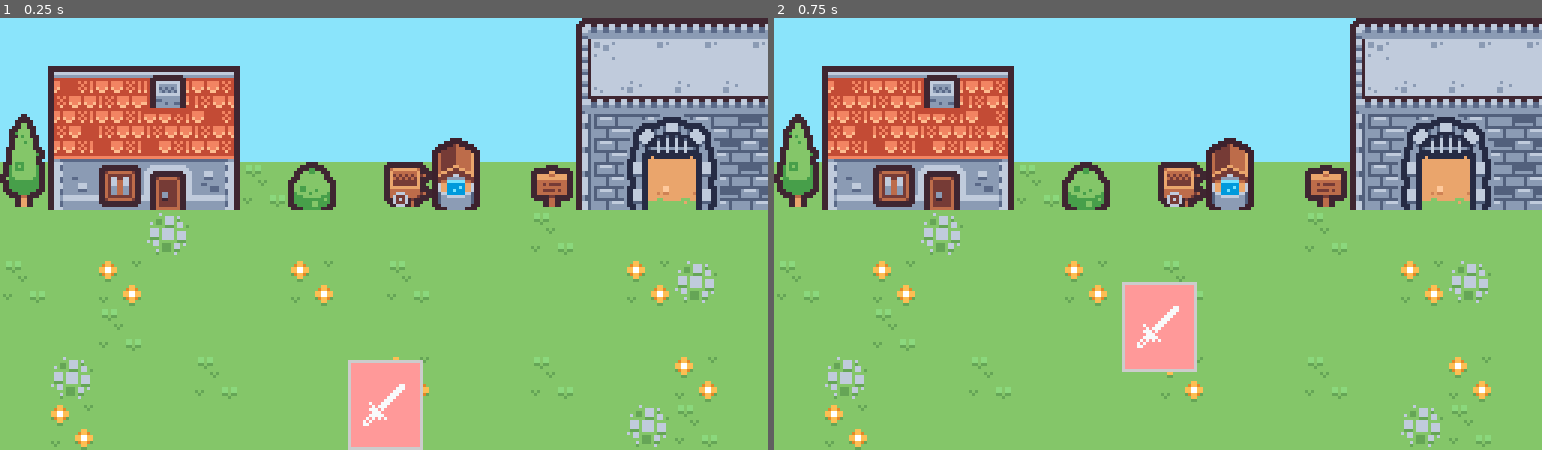
Above: before the commit, frames 1-2 (left to right).
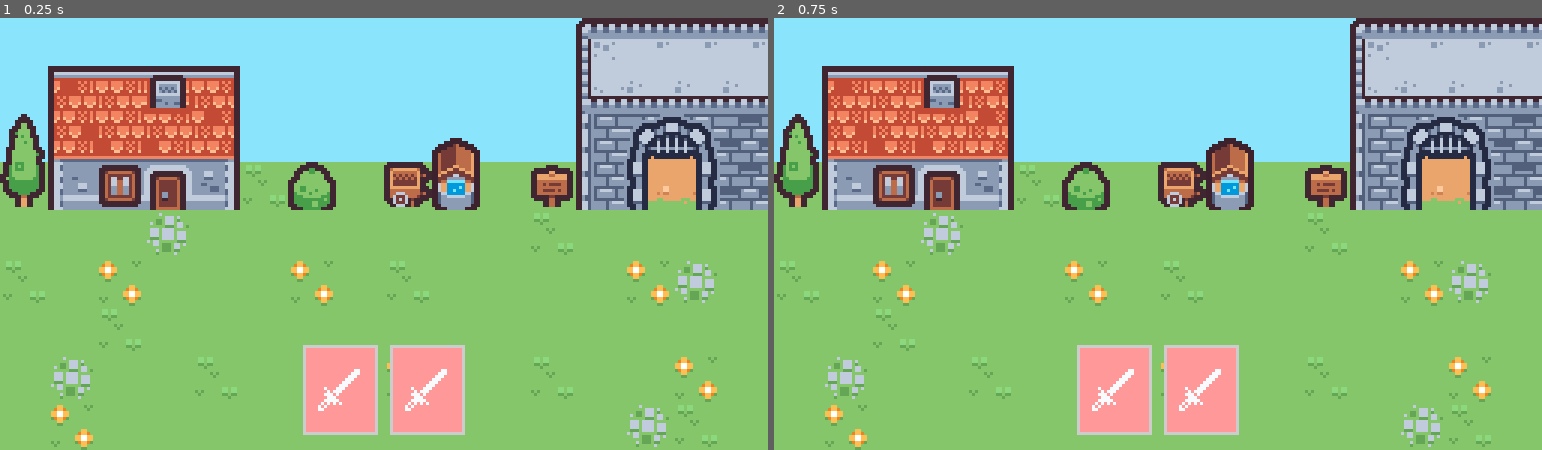
Above: after the commit, the same moments.

Repository: Tommi377/knightmage
Game: Godot game, scene res://game/game.tscn
Two runs of this game, one before a commit and one after it. Both use one fixed random seed, a clock stepped at 60 frames per second and the inputs below.
Inputs (mouse positions are in pixels of both pictures, inside the frame that each line leads up to):
- Up to frame 1 (0.25 s): no input
- Up to frame 2 (0.75 s): tap Enter at 0.5 s; drag from (1158, 406) to (1158, 169) at 0.52 s

The runs differ from the first frame. In frame 1, 3.7% of the frame differs, in the area x 39-61%, y 75-100%; in frame 2, 5.3%, in the area x 39-61%, y 61-97%.

Commit message:
card base

Diff:
--- /dev/null
+++ b/autoload/action_manager.gd
@@ -0,0 +1,14 @@
+# class_name ActionManager
+extends Node
+
+var action_queue: Array[CardEffect] = []
+
+func add_action(effect: CardEffect) -> void:
+	action_queue.push_back(effect)
+
+func process_action() -> void:
+	if action_queue.is_empty():
+		return
+
+	var effect := action_queue.pop_front() as CardEffect
+	await effect.apply()
--- a/autoload/const.gd
+++ b/autoload/const.gd
@@ -1,9 +1,11 @@
 # class_name Const
 extends Node
 
-enum CardType {ATTACK, SKILL, POWER}
-enum Rarity {COMMON, UNCOMMON, RARE}
-enum Target {SELF, SINGLE_ENEMY, ALL_ENEMIES, EVERYONE}
+enum CardType { ATTACK, SKILL, POWER }
+enum Rarity { COMMON, UNCOMMON, RARE }
+enum Target { SELF, SINGLE_ENEMY, ALL_ENEMIES, EVERYONE }
+
+enum PlayPhase { MOVEMENT, INFLUENCE, BLOCK, ATTACK }
 
 const RARITY_COLORS := {
 	Rarity.COMMON: Color.GRAY,
--- a/autoload/events.gd
+++ b/autoload/events.gd
@@ -2,10 +2,10 @@
 extends Node
 
 
-var card = CardEvents.new()
+var card := CardEvents.new()
 
 class CardEvents:
-	signal played(card: Card)
+	signal play(card: Card)
 
-	signal aim_start(card_ui: CardUI)
-	signal aim_end(card_ui: CardUI)
+	signal aim_start(card: Card)
+	signal aim_end(card: Card)
--- a/content/card/card.gd
+++ /dev/null
@@ -1,46 +0,0 @@
-class_name Card
-extends Resource
-
-@export_group("Card Attributes")
-@export var id: String
-@export var type: Const.CardType
-@export var rarity: Const.Rarity
-@export var target: Const.Target
-
-@export_group("Card Visuals")
-@export var icon: Texture
-@export_multiline var tooltip_text: String
-
-func is_single_targeted() -> bool:
-	return target == Const.Target.SINGLE_ENEMY
-
-func _get_targets(targets: Array[Node]) -> Array[Node]:
-	if not targets:
-		return []
-
-	var tree := targets[0].get_tree()
-
-	match target:
-		Const.Target.SELF:
-			return tree.get_nodes_in_group("player")
-		Const.Target.ALL_ENEMIES:
-			return tree.get_nodes_in_group("enemies")
-		Const.Target.EVERYONE:
-			return tree.get_nodes_in_group("player") + tree.get_nodes_in_group("enemies")
-		_:
-			return []
-
-func play(targets: Array[Node]) -> void:
-	Events.card.played.emit(self)
-
-	if is_single_targeted():
-		apply_effects(targets)
-	else:
-		apply_effects(_get_targets(targets))
-
-
-func apply_effects(_targets: Array[Node]) -> void:
-	pass
-
-func get_tooltip() -> String:
-	return tooltip_text
--- a/content/card/slash/slash.gd
+++ /dev/null
@@ -1,11 +0,0 @@
-extends Card
-
-@export var base_damage := 4
-
-func get_default_tooltip() -> String:
-	return tooltip_text % base_damage
-
-func apply_effects(targets: Array[Node]) -> void:
-	var damage_effect := DamageEffect.new()
-	damage_effect.amount = base_damage
-	damage_effect.execute(targets)
--- a/content/card/slash/slash.tres
+++ /dev/null
@@ -1,15 +0,0 @@
-[gd_resource type="Resource" load_steps=3 format=3 uid="uid://3d6wf6kv6mlx"]
-
-[ext_resource type="Texture2D" uid="uid://chru8i750snui" path="res://content/card/slash/tile375.png" id="1_0onyx"]
-[ext_resource type="Script" uid="uid://cttkcn3u2c1nl" path="res://content/card/slash/slash.gd" id="1_42kpy"]
-
-[resource]
-script = ExtResource("1_42kpy")
-base_damage = 4
-id = "slash"
-type = 0
-rarity = 0
-target = 1
-icon = ExtResource("1_0onyx")
-tooltip_text = "[center]Deal [color=\"ff0000\"]%s[/color] damage. +%s damage this combat.[/center]"
-metadata/_custom_type_script = "uid://cj0285n0jstmd"
--- /dev/null
+++ b/content/card_data/_card_data.gd
@@ -0,0 +1,70 @@
+class_name CardData
+extends Resource
+
+@export_group("Card Attributes")
+@export var id: String
+@export var type: Const.CardType
+@export var rarity: Const.Rarity
+@export var target: Const.Target
+
+@export_group("Card Visuals")
+@export var icon: Texture
+@export_multiline var description: String
+
+# CHILD TODO LIST
+# 1. Implement necessary functions
+#    a. func play_movement()
+#    b. func play_influence()
+#    c. func play_block()
+#    d. func play_attack()
+
+func is_single_targeted() -> bool:
+	return target == Const.Target.SINGLE_ENEMY
+
+func _get_targets(targets: Array[Node]) -> Array[Node]:
+	if not targets:
+		return []
+
+	var tree := targets[0].get_tree()
+
+	match target:
+		Const.Target.SELF:
+			return tree.get_nodes_in_group("player")
+		Const.Target.ALL_ENEMIES:
+			return tree.get_nodes_in_group("enemies")
+		Const.Target.EVERYONE:
+			return tree.get_nodes_in_group("player") + tree.get_nodes_in_group("enemies")
+		_:
+			return []
+
+func has_movement() -> bool:
+	return 'play_movement' in self
+func has_influence() -> bool:
+	return 'play_influence' in self
+func has_block() -> bool:
+	return 'play_block' in self
+func has_attack() -> bool:
+	return 'play_attack' in self
+
+func play(phase: Const.PlayPhase, targets: Array[Node]) -> bool:
+	var card_played := false
+	match phase:
+		Const.PlayPhase.MOVEMENT when has_movement():
+			card_played = call("play_movement", targets)
+		Const.PlayPhase.INFLUENCE when has_influence():
+			card_played = call("play_influence", targets)
+		Const.PlayPhase.BLOCK when has_block():
+			card_played = call("play_block", targets)
+		Const.PlayPhase.ATTACK when has_attack():
+			card_played = call("play_attack", targets)
+		_:
+			card_played = play_default(targets)
+	if card_played:
+		Events.card.play.emit(self)
+	return card_played
+
+func play_default(targets: Array[Node]) -> bool:
+	return true
+
+func get_description() -> String:
+	return description
--- /dev/null
+++ b/content/card_data/slash/slash.gd
@@ -0,0 +1,14 @@
+extends CardData
+
+@export var base_damage := 4
+
+func get_description() -> String:
+	return description % base_damage
+
+func play_attack(targets: Array[Node]) -> bool:
+	if targets.is_empty():
+		return false
+
+	var damage_effect := AttackEffect.new(base_damage, targets[0])
+	ActionManager.add_action(damage_effect)
+	return true
--- /dev/null
+++ b/content/card_data/slash/slash.tres
@@ -0,0 +1,15 @@
+[gd_resource type="Resource" load_steps=3 format=3 uid="uid://3d6wf6kv6mlx"]
+
+[ext_resource type="Texture2D" uid="uid://chru8i750snui" path="res://content/card_data/slash/tile375.png" id="1_0onyx"]
+[ext_resource type="Script" uid="uid://cttkcn3u2c1nl" path="res://content/card_data/slash/slash.gd" id="1_42kpy"]
+
+[resource]
+script = ExtResource("1_42kpy")
+base_damage = 4
+id = "slash"
+type = 0
+rarity = 0
+target = 1
+icon = ExtResource("1_0onyx")
+description = ""
+metadata/_custom_type_script = "uid://cj0285n0jstmd"
--- /dev/null
+++ b/content/card_effects/_card_effect.gd
@@ -0,0 +1,5 @@
+class_name CardEffect
+extends RefCounted
+
+func apply() -> void:
+	assert(false, "CardEffect.play() must be overridden")
--- /dev/null
+++ b/content/card_effects/attack_effect.gd
@@ -0,0 +1,8 @@
+class_name AttackEffect
+extends CardEffect
+
+var _damage: int
+var _target: Object
+
+func _init(damage: int, target: Object) -> void:
+	print_debug("Deal %d damge to %s" % [damage, target])
--- a/content/effect/_effect.gd
+++ /dev/null
@@ -1,5 +0,0 @@
-class_name Effect
-extends RefCounted
-
-func execute(_targets: Array[Node]) -> void:
-	pass
--- a/content/effect/damage_effect.gd
+++ /dev/null
@@ -1,13 +0,0 @@
-class_name DamageEffect
-extends Effect
-
-var amount := 0
-
-func execute(targets: Array[Node]) -> void:
-	for target in targets:
-		if not target:
-			continue
-		# TODO: Take damage
-		#if target is Enemy or target is Player:
-			#target.take_damage(amount, receiver_modifier_type)
-			#SFXPlayer.play(sound)
--- a/game/game.tscn
+++ b/game/game.tscn
@@ -2,7 +2,7 @@
 
 [ext_resource type="PackedScene" uid="uid://ro6va2mfvwe2" path="res://systems/battle/battle.tscn" id="1_h7iqs"]
 [ext_resource type="Script" uid="uid://buuuc22plokly" path="res://hand.gd" id="1_vasa2"]
-[ext_resource type="Resource" uid="uid://3d6wf6kv6mlx" path="res://content/card/slash/slash.tres" id="2_h7iqs"]
+[ext_resource type="Resource" uid="uid://3d6wf6kv6mlx" path="res://content/card_data/slash/slash.tres" id="2_h7iqs"]
 
 [node name="Game" type="Node"]
 
@@ -11,6 +11,7 @@
 [node name="GameUI" type="CanvasLayer" parent="." groups=["ui_layer"]]
 
 [node name="Hand" type="HBoxContainer" parent="GameUI"]
+custom_minimum_size = Vector2(0, 40)
 anchors_preset = 7
 anchor_left = 0.5
 anchor_top = 1.0
--- a/gui/card_ui/card_ui.gd
+++ b/gui/card/card.gd
@@ -1,11 +1,11 @@
-class_name CardUI
+class_name Card
 extends Control
 
-signal card_reparent(card_ui: CardUI)
+signal card_reparent(card: Card)
 
-const MY_SCENE = preload("res://gui/card_ui/card_ui.tscn")
+const MY_SCENE = preload("res://gui/card/card.tscn")
 
-@export var card: Card
+@export var card_data: CardData
 
 @onready var icon: TextureRect = %Icon
 @onready var card_drop: Area2D = %CardDropAreaDetector
@@ -18,9 +18,9 @@
 var playable := true
 var disabled := false
 
-static func create_instance(parent: Node, card: Card) -> CardUI:
-	var instance := MY_SCENE.instantiate() as CardUI
-	instance.card = card
+static func create_instance(parent: Node, card_data: CardData) -> Card:
+	var instance := MY_SCENE.instantiate() as Card
+	instance.card_data = card_data.duplicate()
 	instance.init_parent = parent
 	parent.add_child(instance)
 	return instance
@@ -34,17 +34,18 @@
 
 
 func play() -> void:
-	if not card:
+	if not card_data:
 		return
 
-	card.play([])
-	queue_free()
+	var success := card_data.play(Const.PlayPhase.ATTACK, [self])
+	if success:
+		queue_free()
 
 func is_over_drop_area() -> bool:
 	return drop_area != null
 
 func update_ui() -> void:
-	icon.texture = card.icon
+	icon.texture = card_data.icon
 
 func init_state_machine() -> void:
 	card_state_machine.init(self)
--- a/gui/card_ui/card_ui.tscn
+++ b/gui/card/card.tscn
@@ -1,13 +1,12 @@
-[gd_scene load_steps=11 format=3 uid="uid://cloyj3x77kooe"]
+[gd_scene load_steps=10 format=3 uid="uid://cloyj3x77kooe"]
 
-[ext_resource type="Script" uid="uid://c4jksf8fjorbq" path="res://gui/card_ui/card_ui.gd" id="1_yoh4j"]
-[ext_resource type="Resource" uid="uid://3d6wf6kv6mlx" path="res://content/card/slash/slash.tres" id="2_yoh4j"]
-[ext_resource type="Texture2D" uid="uid://chru8i750snui" path="res://content/card/slash/tile375.png" id="3_4lh35"]
-[ext_resource type="Script" uid="uid://c8tuo6v3dofdb" path="res://gui/card_ui/card_state_machine.gd" id="4_rruta"]
-[ext_resource type="Script" uid="uid://cs3222wvknp6v" path="res://gui/card_ui/card_states/card_base_state.gd" id="5_a6pyw"]
-[ext_resource type="Script" uid="uid://dxg70d6aei8ow" path="res://gui/card_ui/card_states/card_dragging_state.gd" id="6_asosk"]
-[ext_resource type="Script" uid="uid://cvhaxn7t18o68" path="res://gui/card_ui/card_states/card_released_state.gd" id="7_lu4o5"]
-[ext_resource type="Script" uid="uid://buqdq5plbq0nl" path="res://gui/card_ui/card_states/card_aiming_state.gd" id="8_xulxq"]
+[ext_resource type="Script" uid="uid://c4jksf8fjorbq" path="res://gui/card/card.gd" id="1_1wkw3"]
+[ext_resource type="Texture2D" uid="uid://chru8i750snui" path="res://content/card_data/slash/tile375.png" id="3_2sh5v"]
+[ext_resource type="Script" uid="uid://c8tuo6v3dofdb" path="res://gui/card/card_state_machine.gd" id="4_p6rf0"]
+[ext_resource type="Script" uid="uid://cs3222wvknp6v" path="res://gui/card/card_states/card_base_state.gd" id="5_8s8pa"]
+[ext_resource type="Script" uid="uid://dxg70d6aei8ow" path="res://gui/card/card_states/card_dragging_state.gd" id="6_niml6"]
+[ext_resource type="Script" uid="uid://cvhaxn7t18o68" path="res://gui/card/card_states/card_released_state.gd" id="7_ou4s0"]
+[ext_resource type="Script" uid="uid://buqdq5plbq0nl" path="res://gui/card/card_states/card_aiming_state.gd" id="8_lya6i"]
 
 [sub_resource type="StyleBoxFlat" id="StyleBoxFlat_yoh4j"]
 bg_color = Color(1, 0.6, 0.6, 1)
@@ -19,12 +18,13 @@
 [sub_resource type="RectangleShape2D" id="RectangleShape2D_4lh35"]
 size = Vector2(25, 30)
 
-[node name="CardUI" type="Control"]
+[node name="Card" type="Control"]
 custom_minimum_size = Vector2(25, 30)
 layout_mode = 3
 anchors_preset = 0
-script = ExtResource("1_yoh4j")
-card = ExtResource("2_yoh4j")
+size_flags_horizontal = 4
+size_flags_vertical = 4
+script = ExtResource("1_1wkw3")
 
 [node name="CardVisual" type="Control" parent="."]
 layout_mode = 1
@@ -54,7 +54,7 @@
 grow_horizontal = 2
 grow_vertical = 2
 mouse_filter = 2
-texture = ExtResource("3_4lh35")
+texture = ExtResource("3_2sh5v")
 expand_mode = 1
 stretch_mode = 3
 
@@ -69,17 +69,17 @@
 
 [node name="CardStateMachine" type="Node" parent="." node_paths=PackedStringArray("initial_state")]
 unique_name_in_owner = true
-script = ExtResource("4_rruta")
+script = ExtResource("4_p6rf0")
 initial_state = NodePath("CardBaseState")
 
 [node name="CardBaseState" type="Node" parent="CardStateMachine"]
-script = ExtResource("5_a6pyw")
+script = ExtResource("5_8s8pa")
 
 [node name="CardDraggingState" type="Node" parent="CardStateMachine"]
-script = ExtResource("6_asosk")
+script = ExtResource("6_niml6")
 
 [node name="CardReleasedState" type="Node" parent="CardStateMachine"]
-script = ExtResource("7_lu4o5")
+script = ExtResource("7_ou4s0")
 
 [node name="CardAimingState" type="Node" parent="CardStateMachine"]
-script = ExtResource("8_xulxq")
+script = ExtResource("8_lya6i")
--- a/gui/card_ui/card_state_machine.gd
+++ b/gui/card/card_state_machine.gd
@@ -6,12 +6,12 @@
 var current_state: CardState
 var states := {}
 
-func init(card: CardUI) -> void:
+func init(card: Card) -> void:
 	for child: CardState in get_children():
 		if child:
 			states[child.get_state_id()] = child
 			child.transition_requested.connect(_on_transition_requested)
-			child.card_ui = card
+			child.card = card
 
 	if initial_state:
 		initial_state.enter()
--- a/gui/card_ui/card_states/card_aiming_state.gd
+++ b/gui/card/card_states/card_aiming_state.gd
@@ -6,23 +6,22 @@
 	return State.AIMING
 
 func enter() -> void:
-	if card_ui.init_parent:
-		print(card_ui.init_parent)
-		var offset := Vector2(card_ui.init_parent.size.x / 2, -card_ui.size.y * 1.1)
-		offset.x -= card_ui.size.x / 2
-		card_ui.animate_to_position(card_ui.init_parent.global_position + offset, 0.2)
+	var view_rect := get_viewport().get_visible_rect().size
+	if card.init_parent:
+		var offset := Vector2(-card.size.x / 2, -card.size.y * 1.5)
+		var new_pos := Vector2(view_rect.x / 2, view_rect.y) + offset
+		card.animate_to_position(new_pos, 0.2)
 	else:
-		var new_pos := get_viewport().get_visible_rect().size * Vector2(0.5, 0.5)
-		card_ui.animate_to_position(new_pos, 0.2)
-	Events.card.aim_start.emit(card_ui)
+		card.animate_to_position(view_rect * Vector2(0.5, 0.5), 0.2)
+	Events.card.aim_start.emit(card)
 
 
 func exit() -> void:
-	Events.card.aim_end.emit(card_ui)
+	Events.card.aim_end.emit(card)
 
 
 func on_input(event: InputEvent) -> void:
-	var mouse_at_bottom := card_ui.get_global_mouse_position().y > MOUSE_Y_SNAPBACK_THRESHOLD
+	var mouse_at_bottom := card.get_global_mouse_position().y > MOUSE_Y_SNAPBACK_THRESHOLD
 
 	if (event is InputEventMouseMotion and mouse_at_bottom) or event.is_action_pressed("right_mouse"):
 		transition_requested.emit(self, CardState.State.BASE)
--- a/gui/card_ui/card_states/card_base_state.gd
+++ b/gui/card/card_states/card_base_state.gd
@@ -6,34 +6,34 @@
 	return State.BASE
 
 func enter() -> void:
-	if not card_ui.is_node_ready():
-		await card_ui.ready
+	if not card.is_node_ready():
+		await card.ready
 
-	if card_ui.tween and card_ui.tween.is_running():
-		card_ui.tween.kill()
+	if card.tween and card.tween.is_running():
+		card.tween.kill()
 
-	card_ui.card_reparent.emit(card_ui)
-	card_ui.pivot_offset = Vector2.ZERO
+	card.card_reparent.emit(card)
+	card.pivot_offset = Vector2.ZERO
 
 
 func on_gui_input(event: InputEvent) -> void:
-	if not card_ui.playable or card_ui.disabled:
+	if not card.playable or card.disabled:
 		return
 
 	if mouse_over_card and event.is_action_pressed("left_mouse"):
-		card_ui.pivot_offset = card_ui.get_global_mouse_position() - card_ui.global_position
+		card.pivot_offset = card.get_global_mouse_position() - card.global_position
 		transition_requested.emit(self, CardState.State.DRAGGING)
 
 
 func on_mouse_entered() -> void:
 	mouse_over_card = true
 
-	if not card_ui.playable or card_ui.disabled:
+	if not card.playable or card.disabled:
 		return
 
 
 func on_mouse_exited() -> void:
 	mouse_over_card = false
 
-	if not card_ui.playable or card_ui.disabled:
+	if not card.playable or card.disabled:
 		return
--- a/gui/card_ui/card_states/card_dragging_state.gd
+++ b/gui/card/card_states/card_dragging_state.gd
@@ -10,7 +10,7 @@
 func enter() -> void:
 	var ui_layer := get_tree().get_first_node_in_group("ui_layer")
 	if ui_layer:
-		card_ui.reparent(ui_layer)
+		card.reparent(ui_layer)
 
 	minimum_drag_time_elapsed = false
 	var threshold_timer := get_tree().create_timer(DRAG_MINIMUM_THRESHOLD, false)
@@ -23,9 +23,9 @@
 
 func on_input(event: InputEvent) -> void:
 	if event is InputEventMouseMotion:
-		card_ui.global_position = card_ui.get_global_mouse_position() - card_ui.pivot_offset
+		card.global_position = card.get_global_mouse_position() - card.pivot_offset
 
-		if card_ui.card.is_single_targeted() and card_ui.is_over_drop_area():
+		if card.card_data.is_single_targeted() and card.is_over_drop_area():
 			transition_requested.emit(self, CardState.State.AIMING)
 			return
 
--- a/gui/card_ui/card_states/card_released_state.gd
+++ b/gui/card/card_states/card_released_state.gd
@@ -4,10 +4,10 @@
 	return State.RELEASED
 
 func enter() -> void:
-	if not card_ui.is_over_drop_area():
+	if not card.is_over_drop_area():
 		return
 
-	card_ui.play()
+	card.play()
 
 func post_enter() -> void:
 	transition_requested.emit(self, CardState.State.BASE)
--- a/gui/card_ui/card_states/card_state.gd
+++ b/gui/card/card_states/card_state.gd
@@ -5,7 +5,7 @@
 
 signal transition_requested(from: CardState, to: State)
 
-var card_ui: CardUI
+var card: Card
 
 func get_state_id() -> State:
 	assert(false, "(CardState) Please override `get_state_id()` in the derived script.")
--- a/hand.gd
+++ b/hand.gd
@@ -1,17 +1,18 @@
 class_name Hand
 extends HBoxContainer
 
-@export var _example_card: Card
+@export var _example_card: CardData
 
 func _ready() -> void:
 	add_card(_example_card)
+	add_card(_example_card)
 
-func add_card(card: Card) -> void:
-	var card_ui := CardUI.create_instance(self, card)
-	card_ui.card_reparent.connect(_on_card_reparent)
+func add_card(card_data: CardData) -> void:
+	var card := Card.create_instance(self, card_data)
+	card.card_reparent.connect(_on_card_reparent)
 
-func _on_card_reparent(card_ui: CardUI) -> void:
-	card_ui.disabled = true
-	card_ui.reparent(self)
-	move_child.call_deferred(card_ui, -1)
-	card_ui.set_deferred("disabled", false)
+func _on_card_reparent(card: Card) -> void:
+	card.disabled = true
+	card.reparent(self)
+	move_child.call_deferred(card, -1)
+	card.set_deferred("disabled", false)
--- a/project.godot
+++ b/project.godot
@@ -20,6 +20,7 @@
 Const="*res://autoload/const.gd"
 Data="*res://autoload/data.gd"
 Events="*res://autoload/events.gd"
+ActionManager="*res://autoload/action_manager.gd"
 
 [display]
 
--- a/systems/aim_target/aim_target.gd
+++ b/systems/aim_target/aim_target.gd
@@ -5,7 +5,7 @@
 @onready var area_2d: Area2D = $Area2D
 @onready var card_arc: Line2D = $CanvasLayer/Line2D
 
-var current_card: CardUI
+var current_card: Card
 var targeting := false
 
 func _ready() -> void:
@@ -44,8 +44,8 @@
 	return 1.0 - pow(1.0 - number, 3.0)
 
 
-func _on_card_aim_start(card: CardUI) -> void:
-	if not card.card.is_single_targeted():
+func _on_card_aim_start(card: Card) -> void:
+	if not card.card_data.is_single_targeted():
 		return
 
 	targeting = true
@@ -54,7 +54,7 @@
 	current_card = card
 
 
-func _on_card_aim_end(_card: CardUI) -> void:
+func _on_card_aim_end(_card: Card) -> void:
 	targeting = false
 	card_arc.clear_points()
 	area_2d.position = Vector2.ZERO
Not shown, added: autoload/action_manager.gd.uid
Renamed: content/card/card.gd.uid -> content/card_data/_card_data.gd.uid
Renamed: content/card/slash/slash.gd.uid -> content/card_data/slash/slash.gd.uid
Renamed: content/card/slash/tile375.png -> content/card_data/slash/tile375.png
Not shown, changed: content/card_data/slash/tile375.png.import
Not shown, added: content/card_effects/_card_effect.gd.uid
Not shown, added: content/card_effects/attack_effect.gd.uid
Not shown, removed: content/effect/_effect.gd.uid
Not shown, removed: content/effect/damage_effect.gd.uid
Renamed: gui/card_ui/card_ui.gd.uid -> gui/card/card.gd.uid
Renamed: gui/card_ui/card_state_machine.gd.uid -> gui/card/card_state_machine.gd.uid
Renamed: gui/card_ui/card_states/card_aiming_state.gd.uid -> gui/card/card_states/card_aiming_state.gd.uid
(and 4 more such lines)
